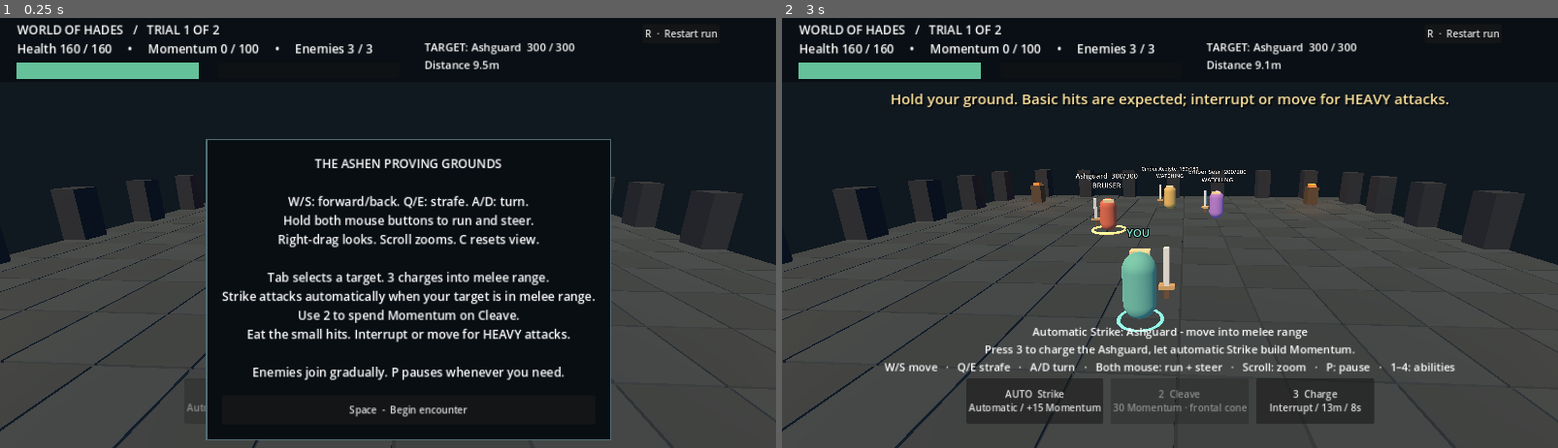
Above: before the commit, frames 1-2 (left to right).
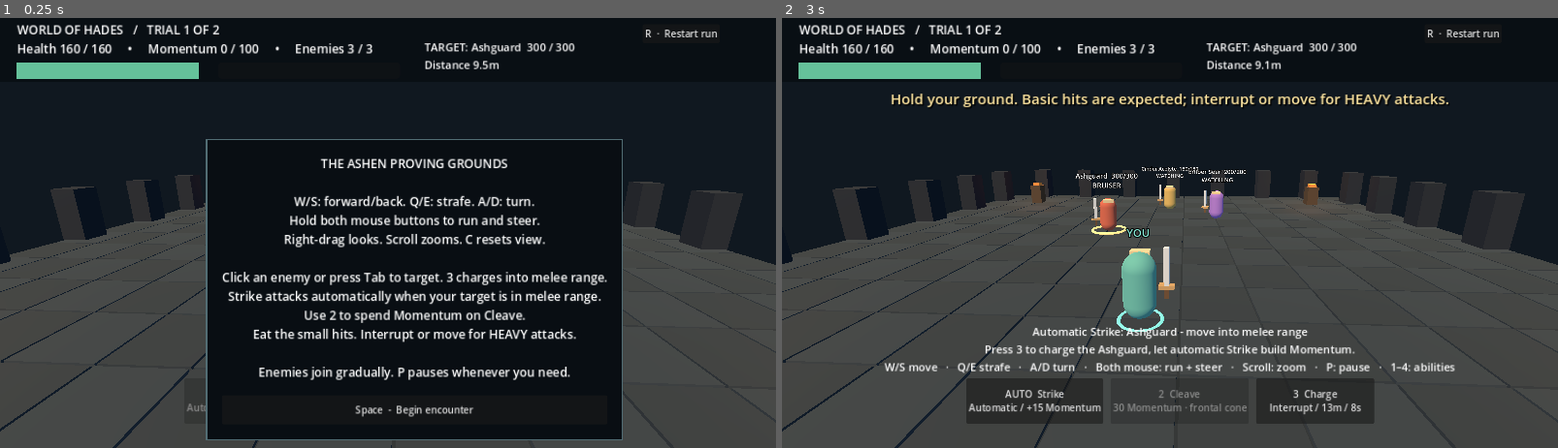
Above: after the commit, the same moments.

Repository: mistermoore/worldofhades
Game: Godot game, scene res://arena.tscn
The game is run twice, just before and just after one commit, with the same random seed, the same clock (stepped at 60 frames per second) and the same inputs.
Inputs:
- Up to frame 1 (0.25 s): no input
- Up to frame 2 (3 s): click "R · Restart run" at 0.5 s; click "R · Restart run" at 1.25 s; click "R · Restart run" at 2 s; click "Space - Begin encounter" at 2.75 s

The runs differ from the first frame. In frame 1, 6.4% of the frame differs, in the area x 28-81%, y 28-99%; in frame 2, nothing differs.

Commit message:
Add left-click enemy targeting without disrupting mouse steering

Diff:
--- a/scripts/arena.gd
+++ b/scripts/arena.gd
@@ -29,6 +29,8 @@
 var ring: MeshInstance3D
 var flash := 0.0
 var clock := 0.0
+var click_candidate := false
+var click_distance := 0.0
 var reward_panel: PanelContainer
 var reward_bar: HBoxContainer
 var effects: Array = []
@@ -148,6 +150,19 @@
 		label.position.y = 2.7
 		label.billboard = BaseMaterial3D.BILLBOARD_ENABLED
 		foe.add_child(label)
+		var target_area = Area3D.new()
+		target_area.name = "TargetArea"
+		target_area.collision_layer = 1
+		target_area.collision_mask = 0
+		target_area.set_meta("enemy_index",foes.size()-1)
+		var collision = CollisionShape3D.new()
+		var capsule = CapsuleShape3D.new()
+		capsule.radius = 0.6
+		capsule.height = 2.1
+		collision.shape = capsule
+		collision.position.y = 1.05
+		target_area.add_child(collision)
+		foe.add_child(target_area)
 		markers.append(telegraph(e.kind))
 		var orb = MeshInstance3D.new()
 		var sphere = SphereMesh.new()
@@ -306,6 +321,7 @@
 
 
 func reset():
+	click_candidate = false
 	Input.mouse_mode = Input.MOUSE_MODE_VISIBLE
 	sim = Combat.new()
 	paused = true
@@ -369,6 +385,7 @@
 		previous = next
 
 func toggle_pause():
+	click_candidate = false
 	if sim.outcome != "": return
 	paused = not paused
 	if paused: Input.mouse_mode = Input.MOUSE_MODE_VISIBLE
@@ -423,7 +440,25 @@
 	transient.append({"node":label,"remaining":1.2})
 
 
+func pick_enemy(screen_position: Vector2):
+	if paused or sim.outcome != "": return
+	var origin = camera.project_ray_origin(screen_position)
+	var query = PhysicsRayQueryParameters3D.create(origin,origin+camera.project_ray_normal(screen_position)*100,1)
+	query.collide_with_areas = true
+	query.collide_with_bodies = false
+	var hit = get_world_3d().direct_space_state.intersect_ray(query)
+	if hit.is_empty(): return
+	var index: int = hit.collider.get_meta("enemy_index",-1)
+	if index >= 0 and sim.enemies[index].hp > 0:
+		sim.target = index
+		sim.message = "Target: %s. Strike is automatic in melee range." % sim.enemies[index].name
+
 func _input(event):
+	if event is InputEventMouseButton and event.pressed:
+		if event.button_index in [MOUSE_BUTTON_LEFT,MOUSE_BUTTON_RIGHT]: click_candidate = false
+	if event is InputEventMouseMotion and click_candidate:
+		click_distance += event.relative.length()
+		if click_distance > 7: click_candidate = false
 	# Pause must work even while a mouse press has a HUD control focused.
 	if event is InputEventKey and event.pressed and not event.echo and event.keycode in [KEY_SPACE,KEY_P,KEY_ESCAPE]:
 		toggle_pause()
@@ -434,10 +469,18 @@
 
 func _notification(what):
 	if what == NOTIFICATION_APPLICATION_FOCUS_OUT:
+		click_candidate = false
 		paused = true
 		Input.mouse_mode = Input.MOUSE_MODE_VISIBLE
 
 func _unhandled_input(event):
+	if event is InputEventMouseButton and event.button_index == MOUSE_BUTTON_LEFT:
+		if event.pressed:
+			click_candidate = not Input.is_mouse_button_pressed(MOUSE_BUTTON_RIGHT)
+			click_distance = 0
+		else:
+			if click_candidate and not Input.is_mouse_button_pressed(MOUSE_BUTTON_RIGHT): pick_enemy(event.position)
+			click_candidate = false
 	if event is InputEventMouseButton and event.pressed:
 		if event.button_index == MOUSE_BUTTON_RIGHT and not paused and sim.outcome == "":
 			Input.mouse_mode = Input.MOUSE_MODE_CAPTURED
@@ -541,6 +584,7 @@
 		cast_orbs[i].position = Vector3(e.aim.x,0.7,e.aim.y)
 		cast_orbs[i].scale = Vector3.ONE*(0.7+0.25*sin(clock*8))
 		foe.visible = e.hp > 0
+		foe.get_node("TargetArea").collision_layer = 1 if e.hp > 0 else 0
 		foe.position = Vector3(e.pos.x,0,e.pos.y)
 		var direction: Vector2 = sim.player-e.pos
 		if e.cast > 0 and e.kind == "bruiser": direction = e.aim
@@ -587,7 +631,7 @@
 	intro.visible = paused and sim.outcome == ""
 	status.visible = not paused
 	warning.visible = not paused and sim.outcome == ""
-	intro_text.text = "THE ASHEN PROVING GROUNDS\n\nW/S: forwar …(86 unchanged characters)…  looks. Scroll zooms. C resets view.\n\nTab selects a target. 3 charges into melee range.\nSt …(212 unchanged characters)…
+	intro_text.text = "THE ASHEN PROVING GROUNDS\n\nW/S: forwar …(86 unchanged characters)…  looks. Scroll zooms. C resets view.\n\nClick an enemy or press Tab to target. 3 charges into melee range.\nSt …(212 unchanged characters)…
 	if started: intro_text.text = "PAUSED\n\nTake a breath. Nothing moves while paused.\n\nAutomatic Strike builds Momentum. 2: Cleave spends it.\n3: Charge interrupts, even during power cooldowns.\n\nW/S move   /   Q/E strafe   /   A/D turn\nScroll zoom   /   C resets view"
 	if sim.reward != "" and not started: intro_text.text = "TRIAL 2 - REWARD UNLOCKED\n\n4: "+Combat.REWARDS[sim.reward].n …(183 unchanged characters)…
 	start_button.text = "Space  -  Resume" if started else "Space  -  Begin encounter"
--- /dev/null
+++ b/tests/targeting_test.gd
@@ -0,0 +1,49 @@
+extends SceneTree
+var failures := 0
+var checks := 0
+func check(ok: bool, text: String):
+	checks += 1
+	if not ok:
+		failures += 1
+		printerr("FAIL: "+text)
+func _initialize(): call_deferred("run")
+func run():
+	var arena = load("res://arena.tscn").instantiate()
+	root.add_child(arena)
+	arena.set_process(false)
+	arena.paused = false
+	arena._process(0)
+	await physics_frame
+	await physics_frame
+	var caster = arena.camera.unproject_position(arena.foes[1].position+Vector3.UP)
+	print("Caster screen position: ",caster)
+	arena.pick_enemy(caster)
+	check(arena.sim.target == 1 and arena.sim.auto_target == 1,"click ray selects enemy and arms automatic Strike")
+	arena.pick_enemy(Vector2(10,700))
+	check(arena.sim.target == 1,"empty ground keeps current target")
+	arena.paused = true
+	var bruiser = arena.camera.unproject_position(arena.foes[0].position+Vector3.UP)
+	arena.pick_enemy(bruiser)
+	check(arena.sim.target == 1,"pause blocks click targeting")
+	arena.paused = false
+	arena.sim.enemies[2].hp = 0
+	arena._process(0)
+	await physics_frame
+	var dead = arena.camera.unproject_position(arena.foes[2].position+Vector3.UP)
+	arena.pick_enemy(dead)
+	check(arena.sim.target == 1,"dead enemies cannot be selected")
+	arena.click_candidate = true
+	var right = InputEventMouseButton.new()
+	right.button_index = MOUSE_BUTTON_RIGHT
+	right.pressed = true
+	arena._input(right)
+	check(not arena.click_candidate,"right mouse cancels pending selection for steering")
+	arena.click_candidate = true
+	arena.click_distance = 0
+	var motion = InputEventMouseMotion.new()
+	motion.relative = Vector2(10,0)
+	arena._input(motion)
+	check(not arena.click_candidate,"dragging cancels click selection")
+	print("Targeting checks: %d passed, %d failed" % [checks-failures,failures])
+	arena.queue_free()
+	quit(1 if failures else 0)
Not shown, changed: .github/workflows/pages.yml
Not shown, changed: README.md
Not shown, changed: docs/PROTOTYPE.md
Not shown, changed: scripts/dev.sh
Not shown, added: tests/click_targeting.cjs
